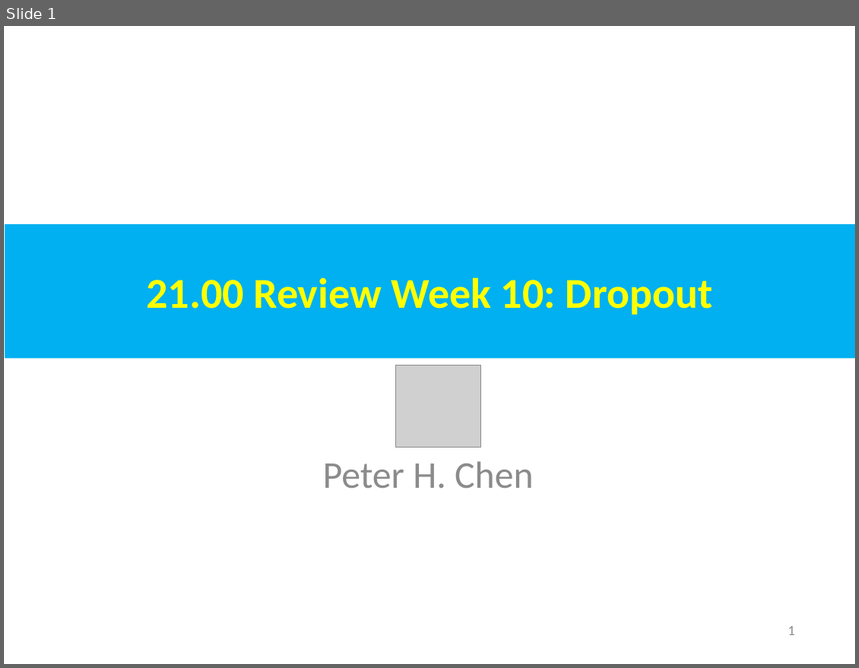
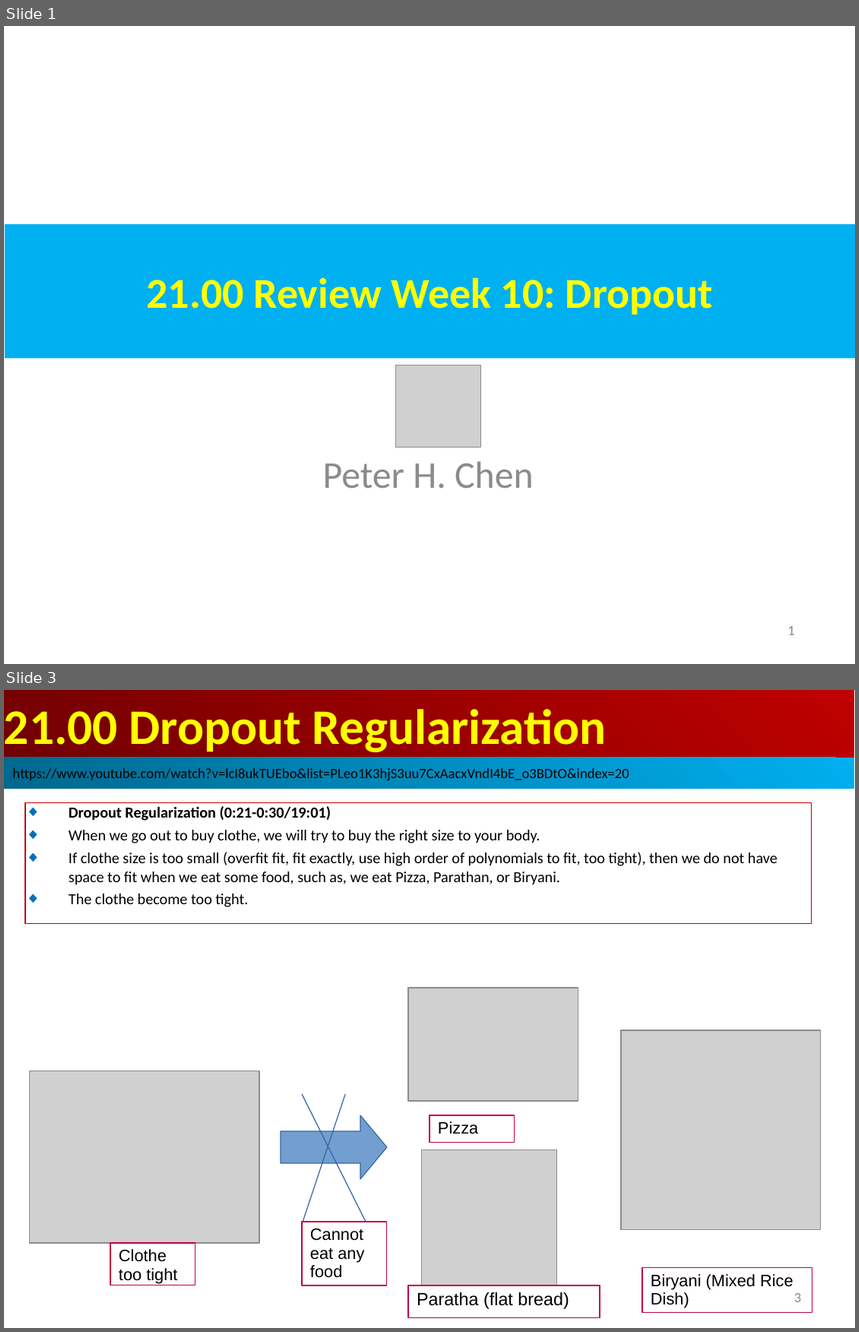
Before and after one commit to peterhchen/AIU_CS512_DL, a slide deck: 000_Lecture_Project/week11/001_Video/21.00_w10_review_Dropout.ppt. Shown one above the other, each under a label of ours: slide 1 before the commit, slides 1 and 3 after it; the slides between them are not shown. The pictures are 859x668 and 859x1332 pixels, drawn with LibreOffice and Linux fonts; fonts in the diff are those of the drawing; grey boxes stand for pictures. Boxes give left, top, right and bottom in pixels: in the first picture for what was removed or moved away, otherwise in the second. Text is boxed around its words. In the diff, an @@ line names an element or a change of style, - is before the commit and + after.

```diff
--- a/000_Lecture_Project/week11/001_Video/21.00_w10_review_Dropout.ppt
+++ b/000_Lecture_Project/week11/001_Video/21.00_w10_review_Dropout.ppt
@@ slide 3 added at bbox=[4, 690, 855, 1328], background #FFFFFF @@
@@ rectangle added at bbox=[4, 690, 854, 759], fill gradient #BF0000 to #710000, 42 pt, text #FFFF00, bold @@
+21.00 Dropout Regularization
@@ rectangle added at bbox=[4, 757, 854, 788], fill gradient #00AFEF to #00688E, 12 pt, text #000000 @@
+https://www.youtube.com/watch?v=lcI8ukTUEbo&list=PLeo1K3hjS3uu7CxAacxVndI4bE_o3BDtO&index=20
@@ rectangle added at bbox=[25, 803, 812, 924], outline #C00000 0.74 pt, 13 pt, text #000000 @@
+◆ Dropout Regularization (0:21-0:30/19:01)
+◆ When we go out to buy clothe, we will try to buy the right size to your body.
+◆ If clothe size is too small (overfit fit, fit exactly, use high order of polynomials to fit, too tight), then we do not have space to fit when we eat some food, such as, we eat Pizza, Parathan, or Biryani.
+◆ The clothe become too tight.
@@ picture added at bbox=[408, 988, 579, 1101] @@
@@ picture added at bbox=[621, 1030, 820, 1230] @@
@@ picture added at bbox=[30, 1072, 259, 1243] @@
@@ line added from (302, 1094) to (366, 1222), #3465A4 0.74 pt @@
@@ line added from (345, 1094) to (303, 1222), #3465A4 0.74 pt @@
@@ right arrow added at bbox=[281, 1116, 387, 1179], fill #729FCF, outline #3465A4 0.74 pt @@
@@ rectangle added at bbox=[430, 1116, 515, 1142], outline #BF0041 0.74 pt, 14 pt, text #000000 @@
+Pizza
@@ picture added at bbox=[422, 1151, 557, 1286] @@
@@ rectangle added at bbox=[302, 1222, 387, 1286], outline #BF0041 0.74 pt, 14 pt, text #000000 @@
+Cannot eat any food
@@ rectangle added at bbox=[110, 1243, 196, 1286], outline #BF0041 0.74 pt, 14 pt, text #000000 @@
+Clothe too tight
@@ rectangle added at bbox=[642, 1268, 813, 1313], outline #BF0041 0.74 pt, 14 pt, text #000000 @@
+Biryani (Mixed Rice Dish)
@@ rectangle added at bbox=[408, 1286, 600, 1319], outline #BF0041 0.74 pt, 15 pt, text #000000 @@
+Paratha (flat bread)
@@ page number added at bbox=[794, 1293, 801, 1303], 12 pt, text #8B8B8B @@
+3
```
Also in this commit, not shown: 7 slides changed, 9 other slides added.
